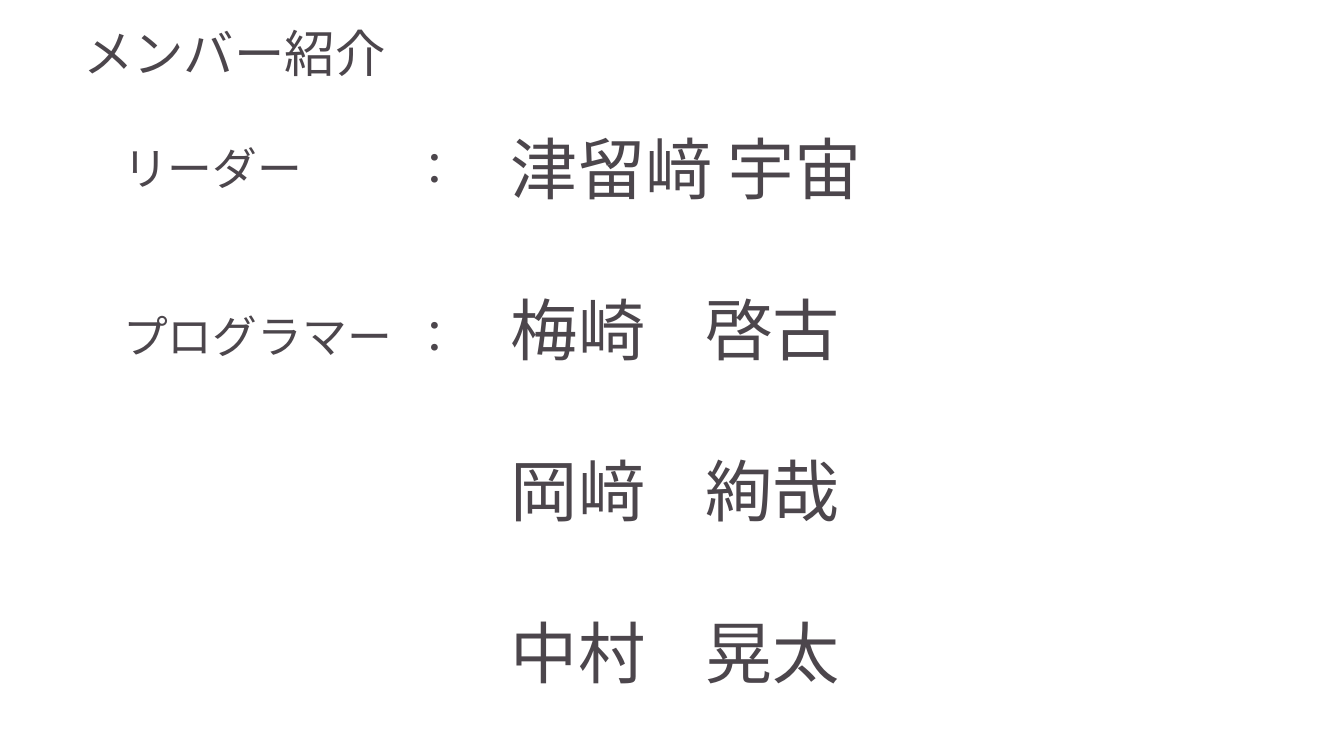
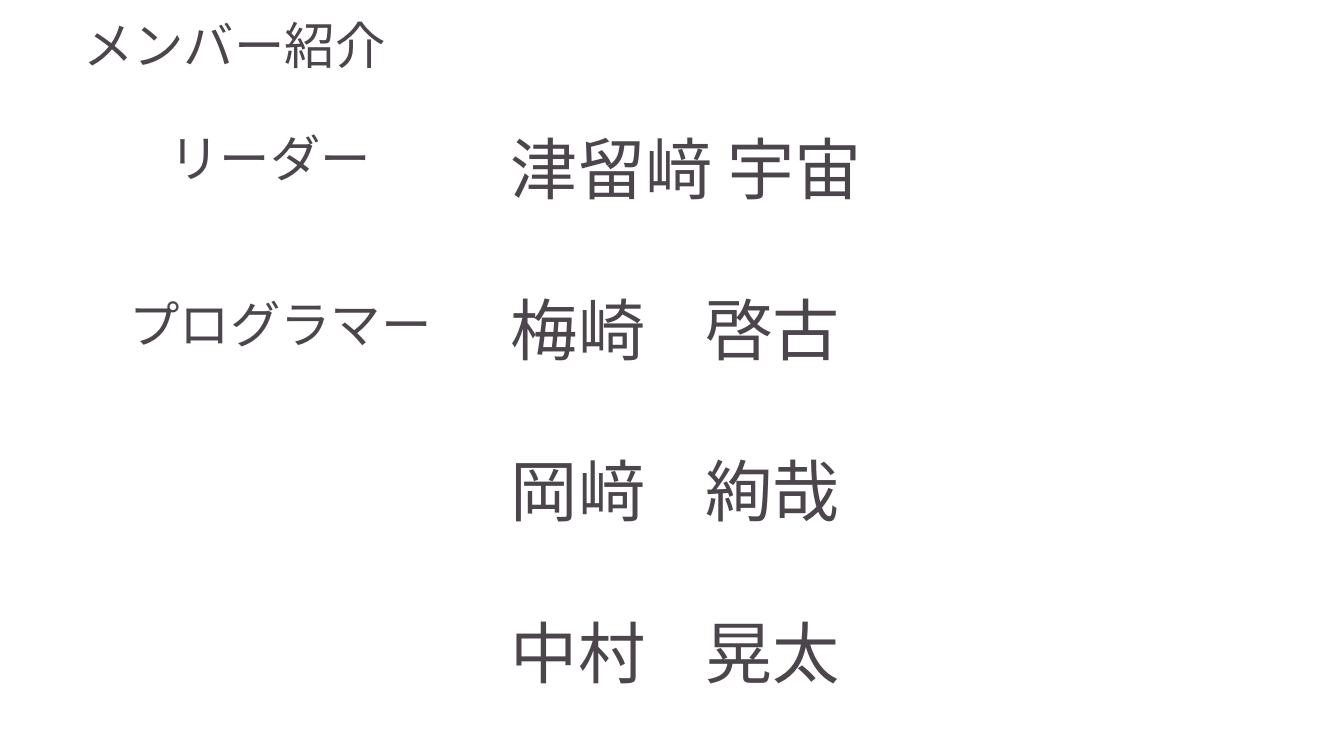
Before and after one commit to AdiosSora/subcall_cosmo, a slide deck: slide 2 of stable.pptx (slide 8 before the commit). Drawn at 1344x756 pixels with LibreOffice and Linux fonts; fonts in the diff are those of the drawing; background and template pictures are left out. Boxes give left, top, right and bottom in pixels: in the first picture for what was removed or moved away, otherwise in the second. Text is boxed around its words. In the diff, an @@ line names an element or a change of style, - is before the commit and + after.

```diff
--- a/stable.pptx
+++ b/stable.pptx
@@ text "メンバー紹介": place and size @@
-text "メンバー紹介" at bbox=[83, 29, 385, 76]
+text "メンバー紹介" at bbox=[83, 21, 385, 68]
@@ text at bbox=[169, 134, 371, 181]: text changed; size 32 to 36 pt @@
-リーダー ：
+リーダー
@@ text at bbox=[129, 301, 431, 347]: text changed; size 32 to 36 pt @@
-プログラマー ：
+プログラマー
```
Also in this commit, not shown: 5 other slides changed, 4 slides added, 18 slides removed.
